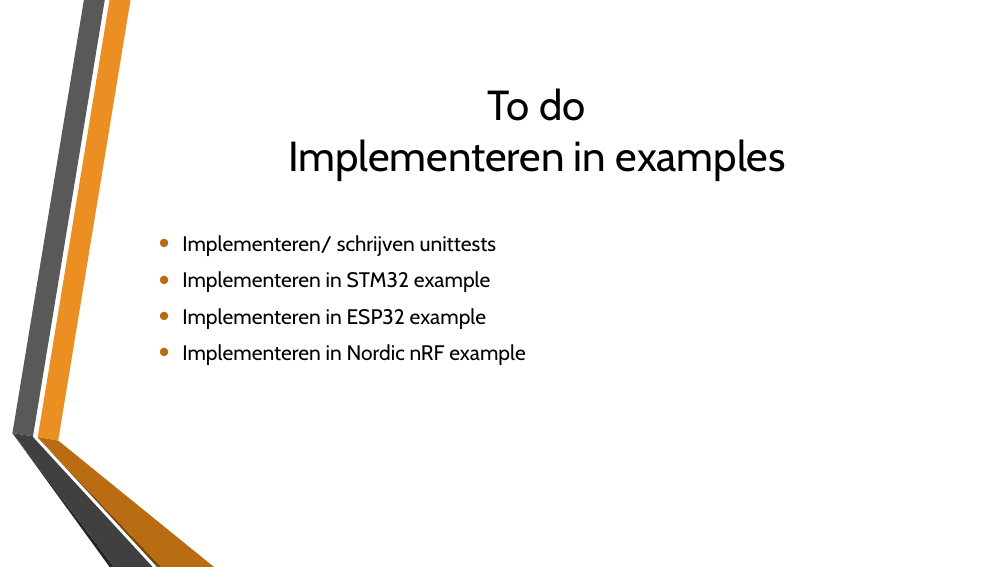
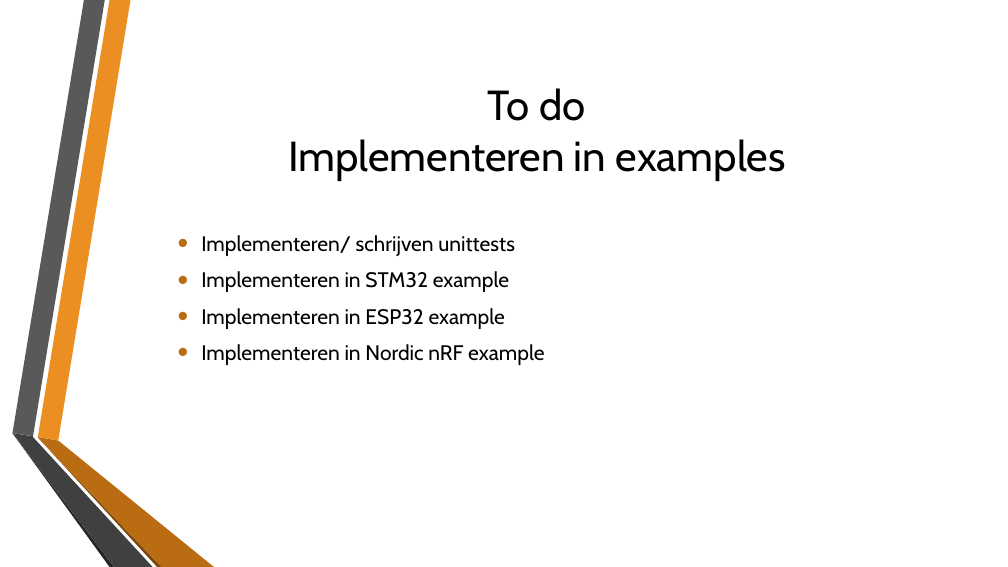
Before and after one commit to LarsSchool/school_repo, a slide deck: slide 15 of Stage Inspiro/Stagedocumenten/Eindpresentatie.pptx (slide 14 before the commit). Drawn at 1008x567 pixels with LibreOffice and Linux fonts; fonts in the diff are those of the drawing; background and template pictures are left out. Boxes give left, top, right and bottom in pixels: in the first picture for what was removed or moved away, otherwise in the second. Text is boxed around its words. In the diff, an @@ line names an element or a change of style, - is before the commit and + after.

```diff
--- a/Stage Inspiro/Stagedocumenten/Eindpresentatie.pptx
+++ b/Stage Inspiro/Stagedocumenten/Eindpresentatie.pptx
@@ text "Implementeren/ schrijven unittests": place and size @@
-text "Implementeren/ schrijven unittests" at <box>182,235,525,365</box>
+text "Implementeren/ schrijven unittests" at <box>201,235,544,365</box>
```
Also in this commit, not shown: 11 other slides changed, 4 slides added, 3 slides removed, 4 other files.
